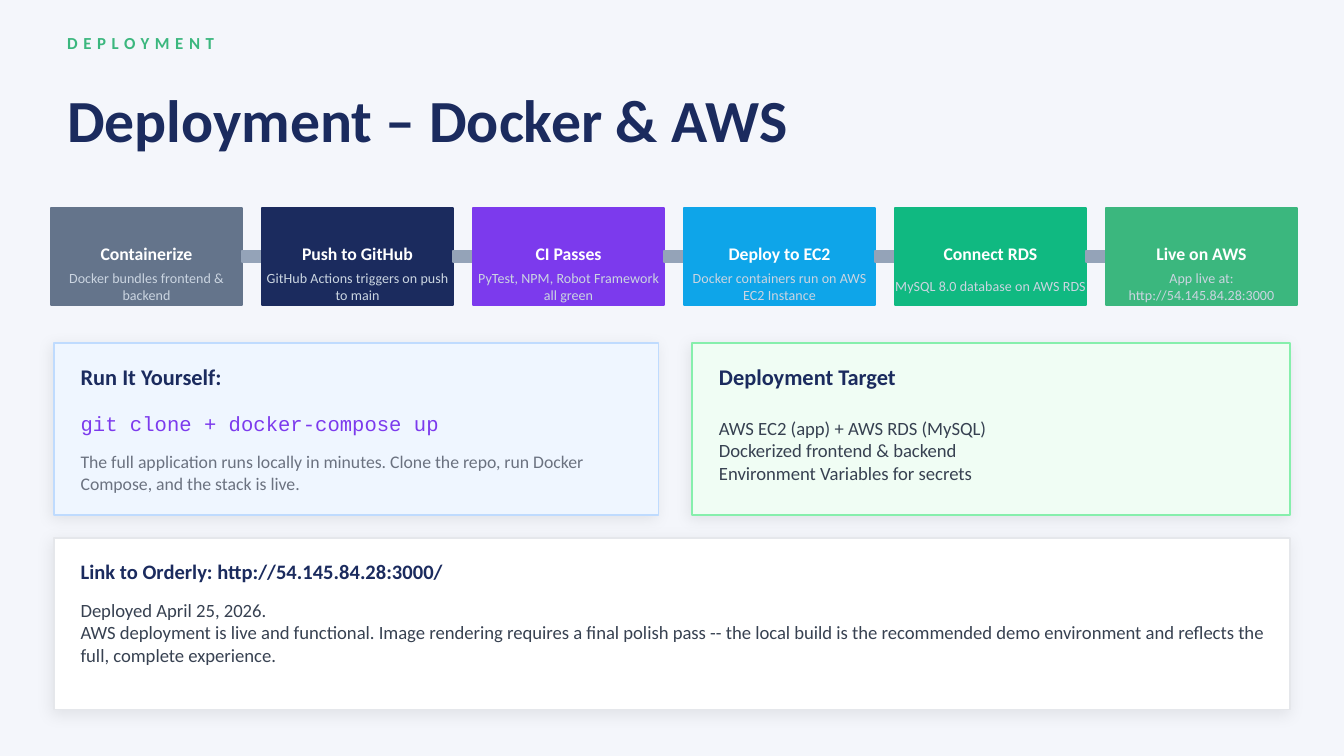
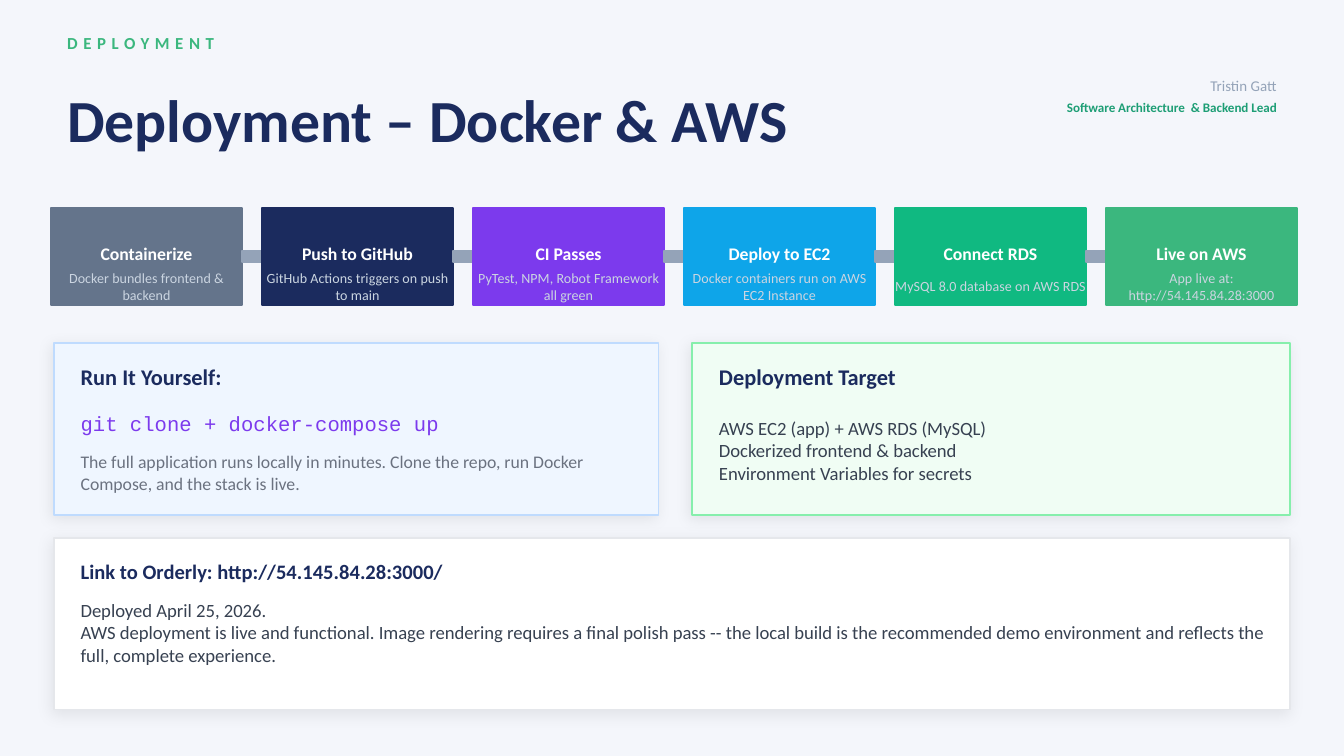
Before and after one commit to RachelMizer/ProjectOrderly, a slide deck: slide 11 of docs/Deliverables/Orderly_Slides.pptx (slide 9 before the commit). Drawn at 1344x756 pixels with LibreOffice and Linux fonts; fonts in the diff are those of the drawing. Boxes give left, top, right and bottom in pixels: in the first picture for what was removed or moved away, otherwise in the second. Text is boxed around its words. In the diff, an @@ line names an element or a change of style, - is before the commit and + after.

```diff
--- a/docs/Deliverables/Orderly_Slides.pptx
+++ b/docs/Deliverables/Orderly_Slides.pptx
@@ text added at <box>1210,81,1277,91</box>, 8 pt, text #94A3B8 @@
+Tristin Gatt
@@ text added at <box>1067,103,1276,112</box>, 7 pt, text #1D9E75, bold @@
+Software Architecture & Backend Lead
```
Also in this commit, not shown: 9 other slides changed, 3 slides added.
